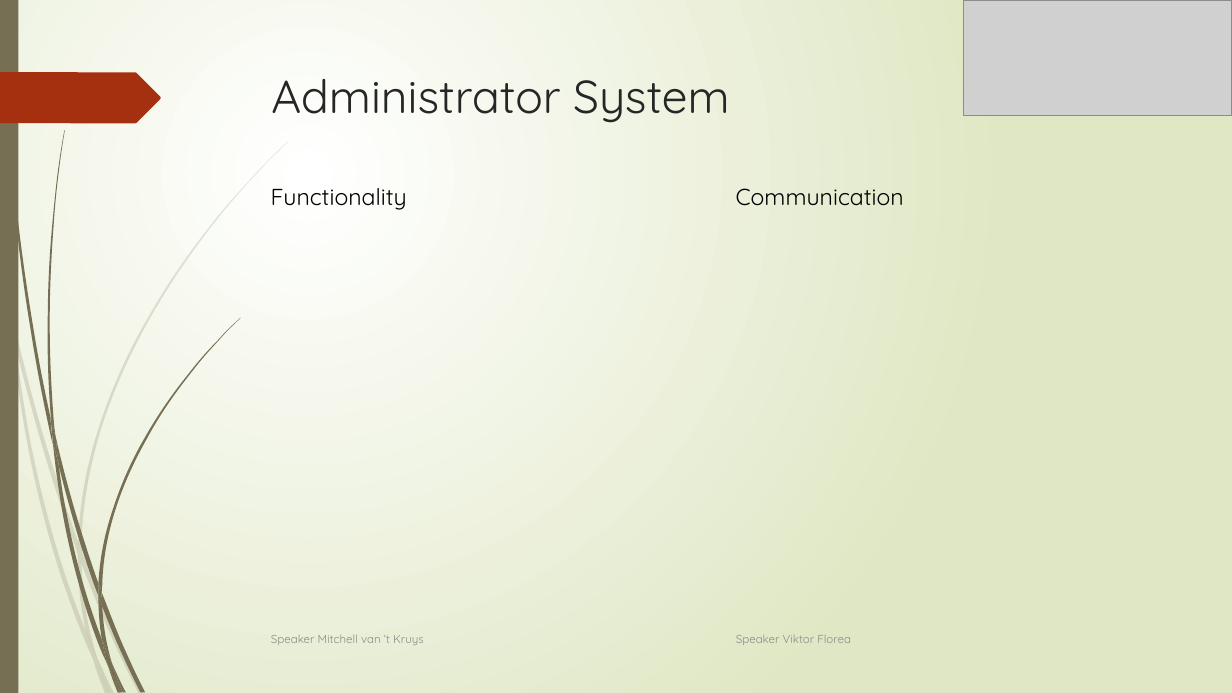
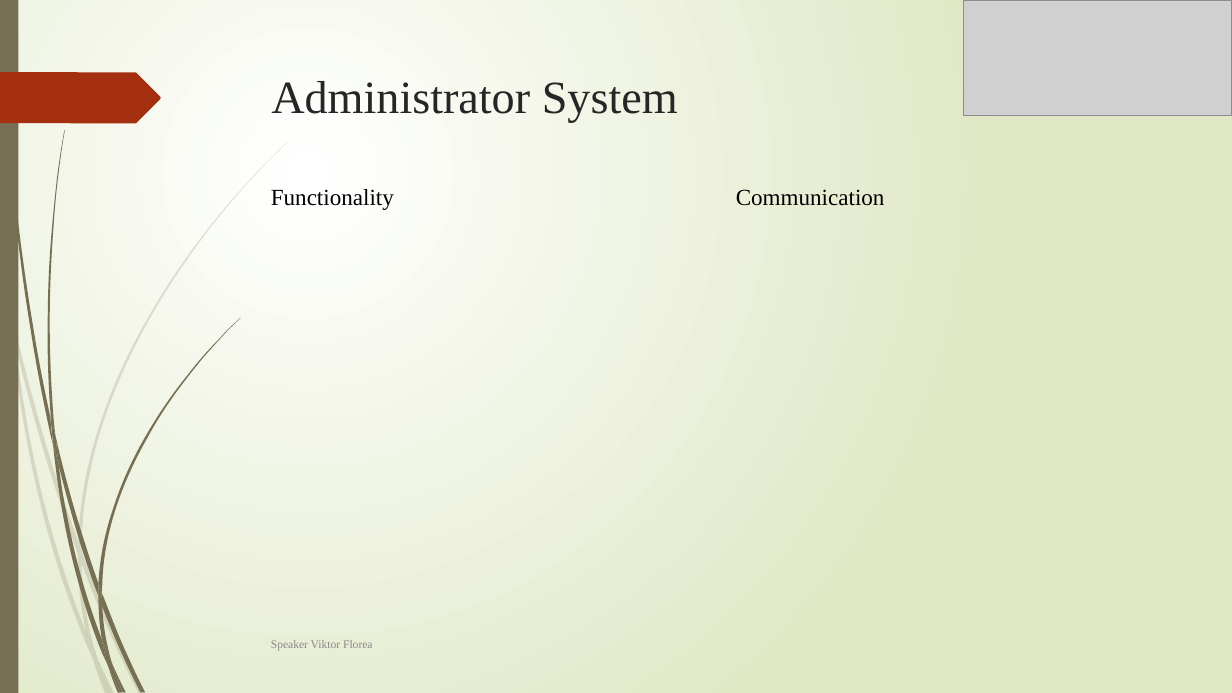
Before and after one commit to Gyalomalom/Ambient-Student-House, a slide deck: slide 14 of Sprint 5/final presentation.pptx (slide 11 before the commit). Drawn at 1232x693 pixels with LibreOffice and Linux fonts; fonts in the diff are those of the drawing; grey boxes stand for pictures. Boxes give left, top, right and bottom in pixels: in the first picture for what was removed or moved away, otherwise in the second. Text is boxed around its words. In the diff, an @@ line names an element or a change of style, - is before the commit and + after.

```diff
--- a/Sprint 5/final presentation.pptx
+++ b/Sprint 5/final presentation.pptx
@@ font Quicksand to Times New Roman in 3 elements at bbox=[271, 81, 678, 123], bbox=[736, 189, 885, 206], bbox=[271, 189, 394, 210] @@
@@ text "Speaker Viktor Florea": place and size @@
-text "Speaker Viktor Florea" at bbox=[736, 635, 851, 645]
+text "Speaker Viktor Florea" at bbox=[271, 640, 372, 651]
@@ text "Speaker Viktor Florea" at bbox=[271, 640, 372, 651]: font Quicksand to Times New Roman, text colour #8C8C8C to #888888 @@
@@ text removed at bbox=[271, 635, 424, 645] @@
-Speaker Mitchell van ‘t Kruys
```
Also in this commit, not shown: 12 other slides changed, 10 slides added, 37 other files.
